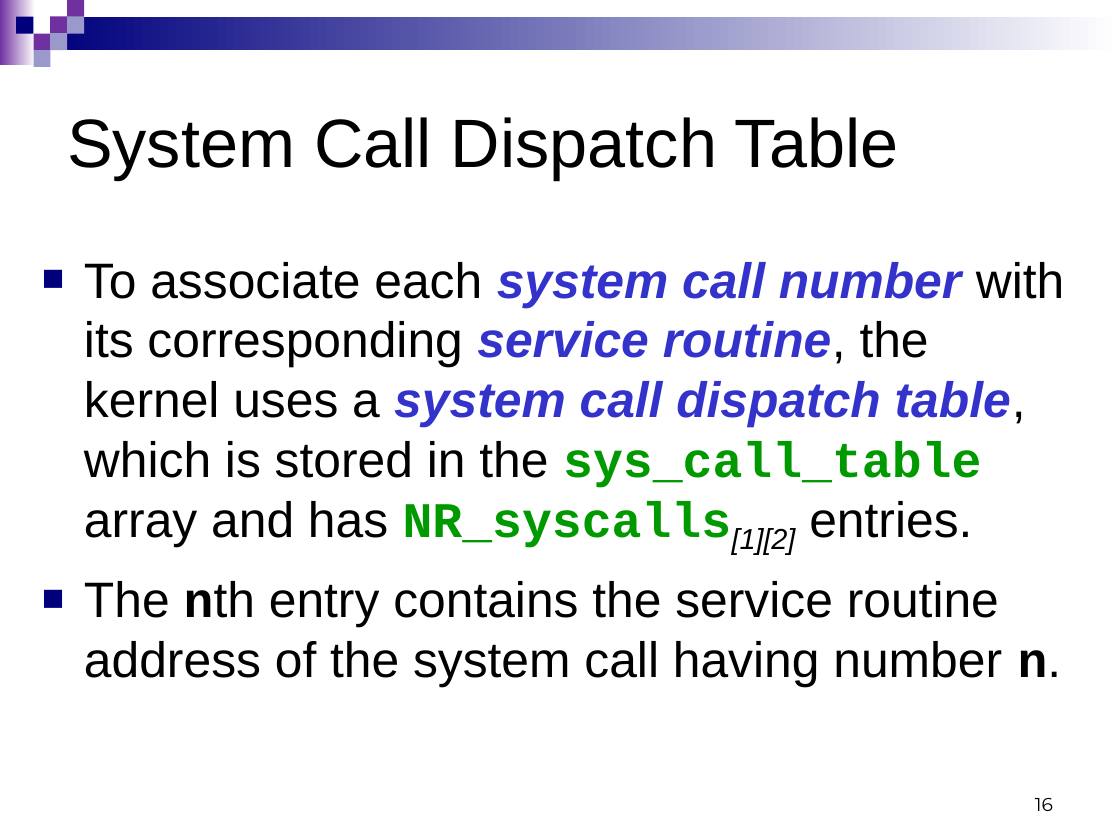
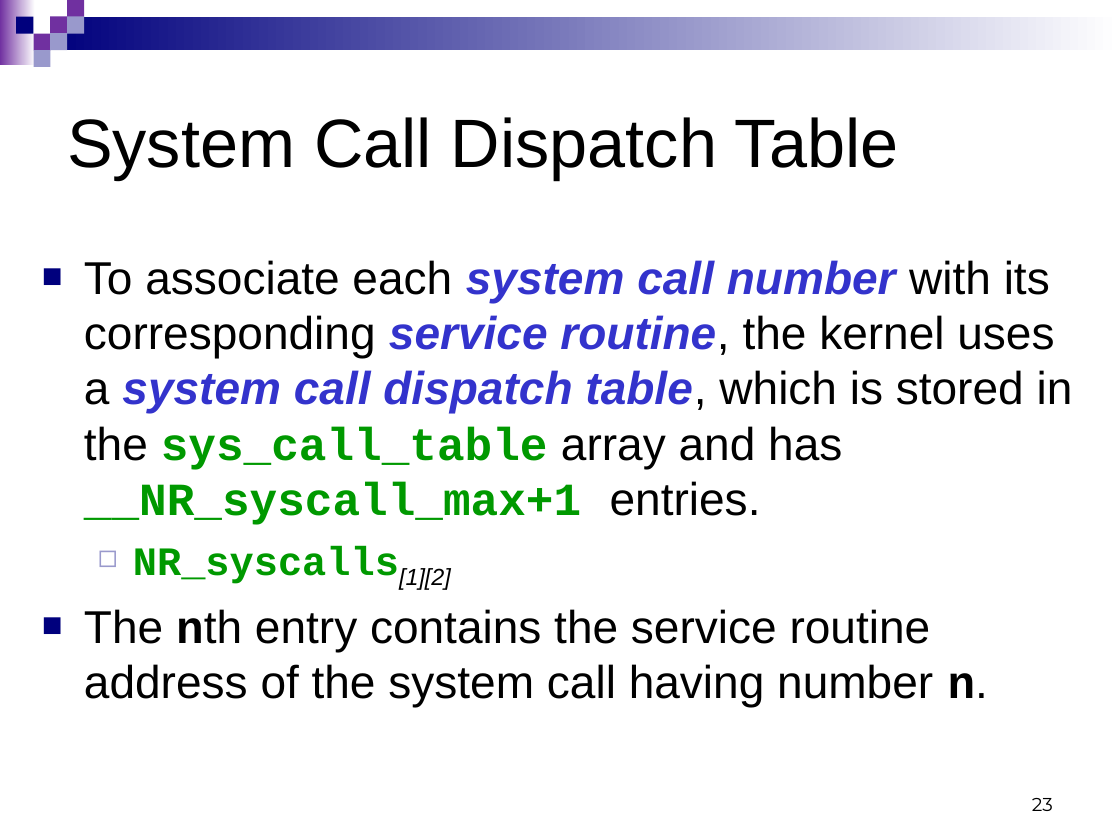
Before and after one commit to Cuda-Chen/Linux-Operating-System, a slide deck: slide 23 of linuxLecture_system_call_3_9.ppt (slide 16 before the commit). Drawn at 1120x840 pixels with LibreOffice and Linux fonts; fonts in the diff are those of the drawing. Boxes give left, top, right and bottom in pixels: in the first picture for what was removed or moved away, otherwise in the second. Text is boxed around its words. In the diff, an @@ line names an element or a change of style, - is before the commit and + after.

Commit message:
finish Chap. 9 and create system_call

```diff
--- a/linuxLecture_system_call_3_9.ppt
+++ b/linuxLecture_system_call_3_9.ppt
@@ text at [84,260,1073,590]: text changed; size 32 to 29.6 pt; bold on @@
-■ To associate each system call number with its corresponding service routine, the kernel uses a system call dispatch table, which is stored in the sys_call_table array and has NR_syscalls[1][2] entries.
+■ To associate each system call number with its corresponding service routine, the kernel uses a system call dispatch table, which is stored in the sys_call_table array and has __NR_syscall_max+1 entries.
+  ◻ NR_syscalls[1][2]
@@ text at [84,609,988,707]: size 32 to 29.6 pt in "The nth entry contains the service routine ..." @@
@@ page number at [1032,798,1053,811]: text changed @@
-16
+23
```
Also in this commit, not shown: 3 other slides changed, 8 slides added, 3 other files.
